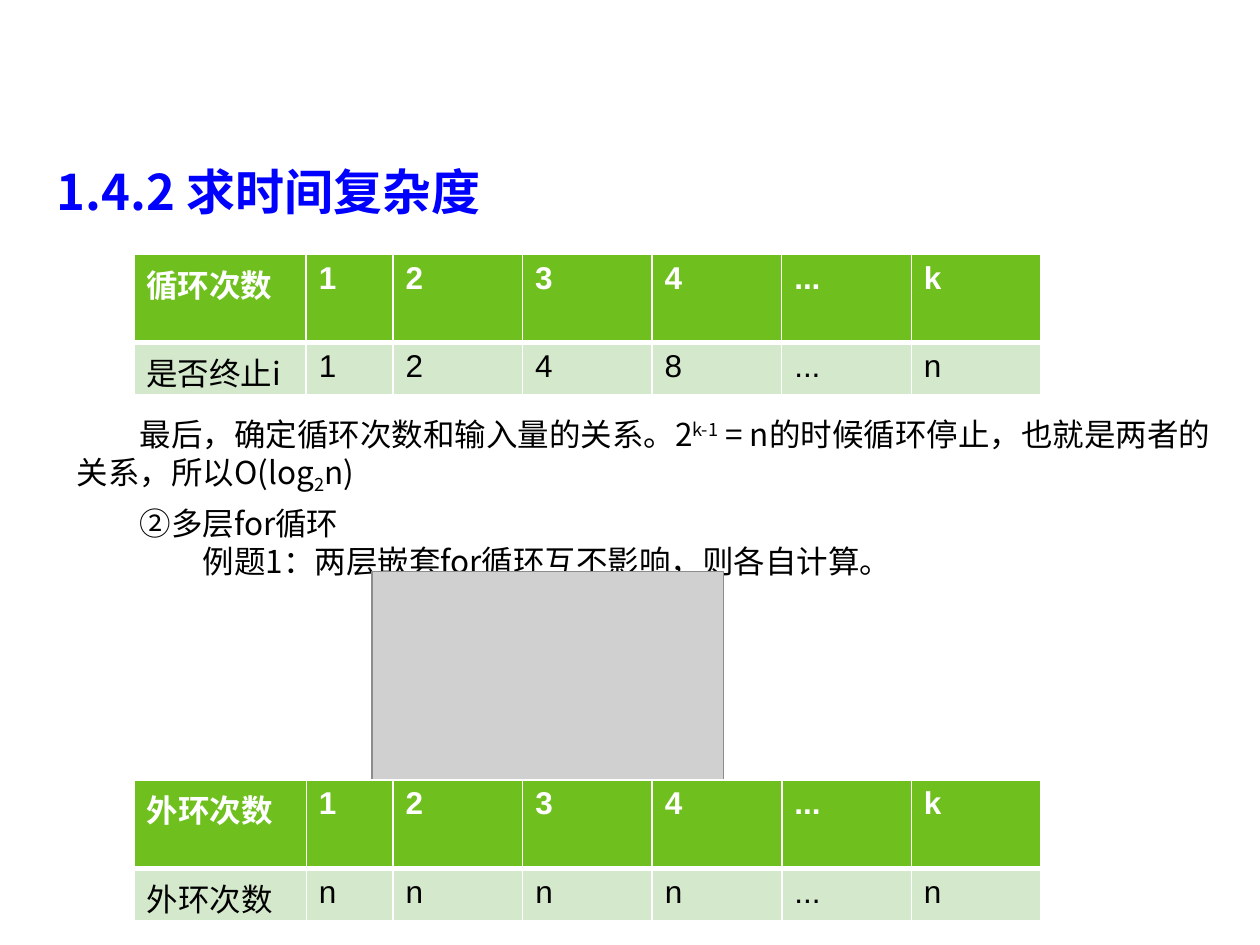
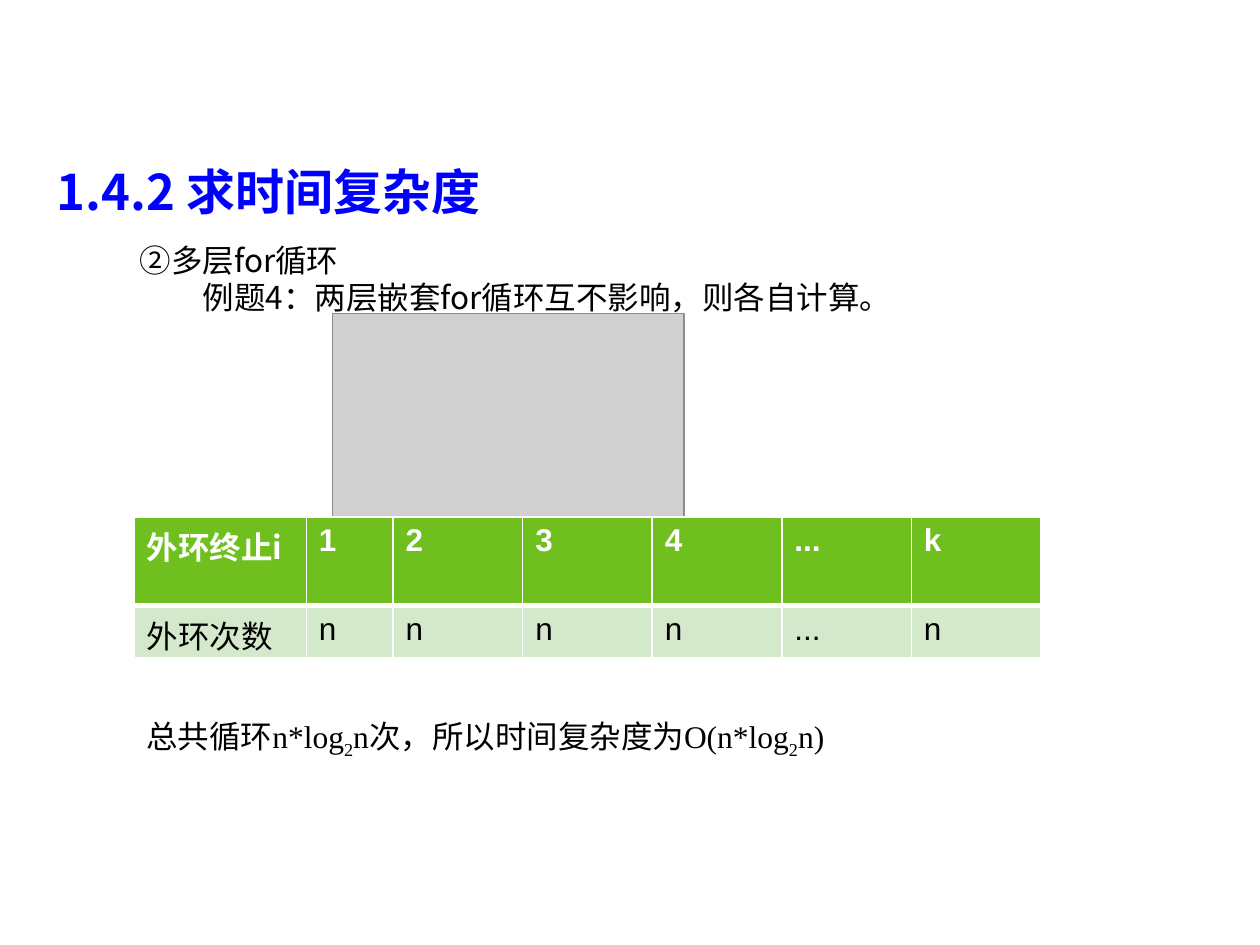
Before and after one commit to liutongling/DP, a slide deck: slide 22 of file/第1章 概论.pptx (slide 19 before the commit). Drawn at 1260x945 pixels with LibreOffice and Linux fonts; fonts in the diff are those of the drawing; grey boxes stand for pictures; background and template pictures are left out. Boxes give left, top, right and bottom in pixels: in the first picture for what was removed or moved away, otherwise in the second. Text is boxed around its words. In the diff, an @@ line names an element or a change of style, - is before the commit and + after.

Commit message:
更新第一章ppt内容，并改正一些错误！2025.9.9

```diff
--- a/file/第1章 概论.pptx
+++ b/file/第1章 概论.pptx
@@ text "②多层for循环": place and size @@
-text "②多层for循环" at <box>140,508,892,581</box>
+text "②多层for循环" at <box>140,245,892,318</box>
@@ table removed at <box>134,255,1042,396</box>, 2 rows, 7 columns @@
-循环次数 | 1 | 2 | 3 | 4 | ... | k
-是否终止i | 1 | 2 | 4 | 8 | ... | n
@@ text at <box>203,282,892,318</box>: text changed @@
-  例题1：两层嵌套for循环互不影响，则各自计算。
+  例题4：两层嵌套for循环互不影响，则各自计算。
@@ picture: place and size @@
-picture at <box>372,572,723,785</box>
+picture at <box>333,314,684,527</box>
@@ text removed at <box>77,419,1210,492</box> @@
-最后，确定循环次数和输入量的关系。2k-1 = n的时候循环停止，也就是两者的关系，所以O(log2n)
@@ table: place and size @@
-table at <box>134,780,1042,921</box>
+table at <box>134,517,1042,658</box>
@@ table at <box>134,517,1042,658</box> @@
-row 1, column 1: 外环次数
+row 1, column 1: 外环终止i
@@ text added at <box>146,721,789,755</box>, 18 pt, text #000000 @@
+总共循环n*log2n次，所以时间复杂度为O(n*log2n)
```
Also in this commit, not shown: 4 other slides changed, 9 slides added, 29 slides removed.
